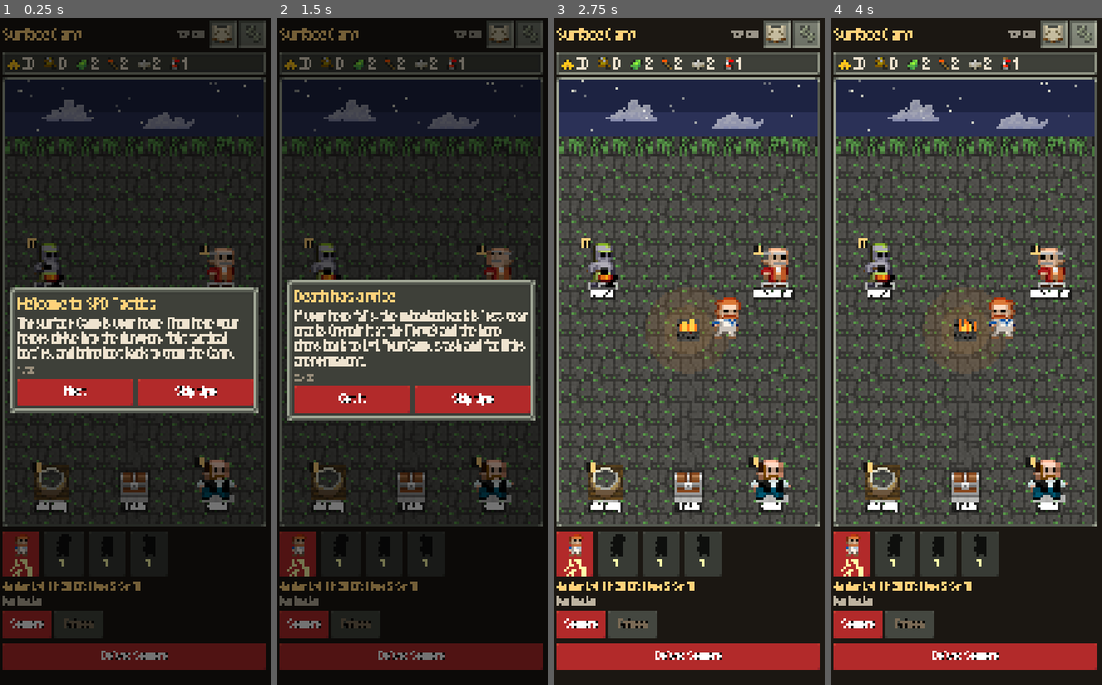
Above: before the commit, frames 1-4 (left to right).
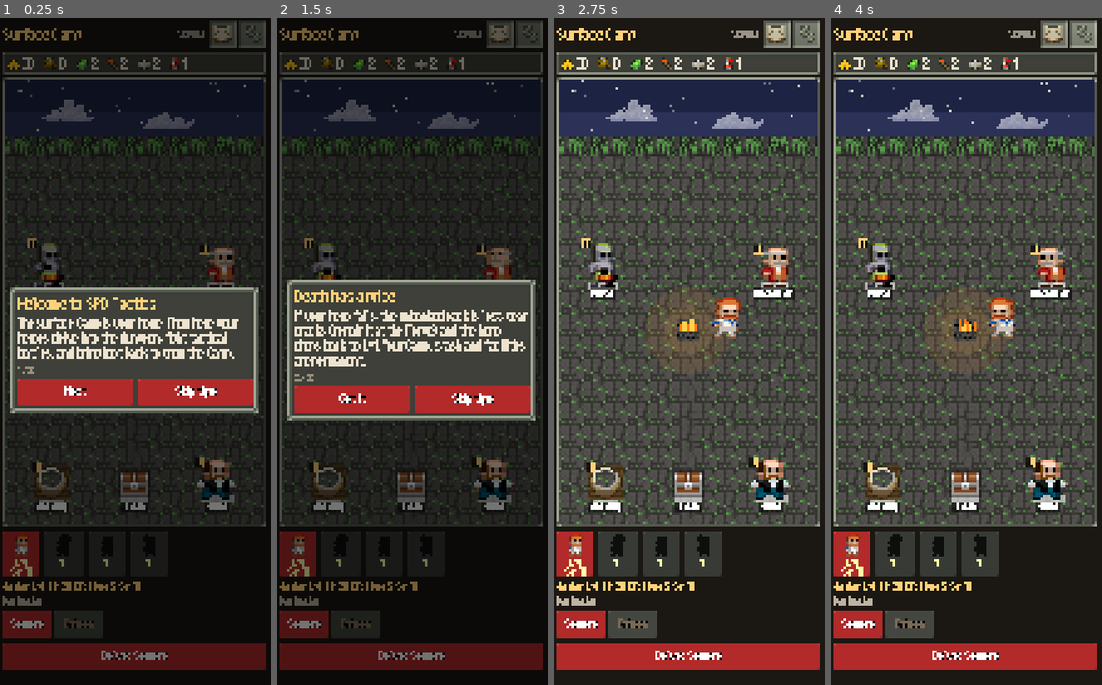
Above: after the commit, the same moments.

Repository: DaltonGoesFast/Idle-Pixel-Dungeon
Game: Godot game, scene res://scenes/main.tscn
Two runs of this game, one before a commit and one after it. Both use one fixed random seed, a clock stepped at 60 frames per second and the inputs below.
Inputs (mouse positions are in pixels of both pictures, inside the frame that each line leads up to):
- Up to frame 1 (0.25 s): no input
- Up to frame 2 (1.5 s): click "Next" at 0.5 s; click "Next" at 1.25 s
- Up to frame 3 (2.75 s): click "Skip tips" at 2 s
- Up to frame 4 (4 s): click (1053, 38) at 2.77 s; click (1085, 38) at 3.52 s

The runs differ from the first frame. In frame 1, less than 0.1% of the frame differs, in the area x 66-75%, y 1-3%; in frame 2, less than 0.1%; in frame 3, less than 0.1%; in frame 4, less than 0.1%.

Commit message:
Cut v0.40.1 so the special-room crash fix can ship.
Co-authored-by: Cursor <cursoragent@cursor.com>

Diff:
--- a/project.godot
+++ b/project.godot
@@ -11,7 +11,7 @@
 [application]
 
 config/name="SPD Tactics"
-config/version="0.40.0"
+config/version="0.40.1"
 run/main_scene="res://scenes/main.tscn"
 config/features=PackedStringArray("4.7", "GL Compatibility")
 config/icon="res://icon.png"
Not shown, changed: export_presets.cfg
Not shown, changed: docs/CHANGELOG.md
